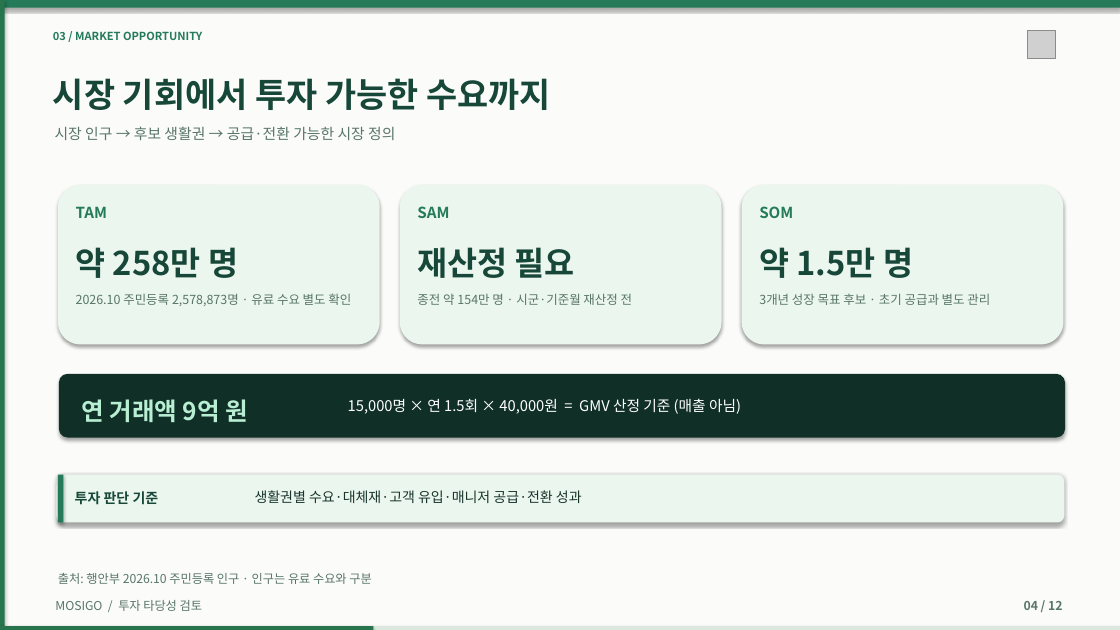
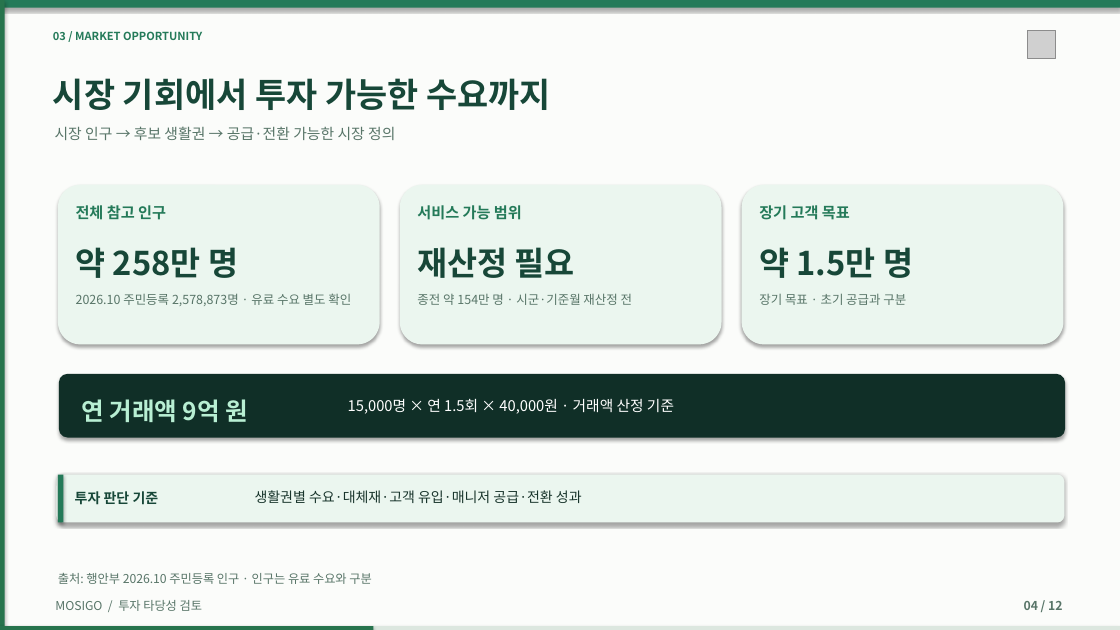
Before and after one commit to dohyunkimmm/mosigo-case-study, a slide deck: slide 4 of downloads/MOSIGO_IR_Investment_Review_12slides.pptx. Drawn at 1120x630 pixels with LibreOffice and Linux fonts; fonts in the diff are those of the drawing; grey boxes stand for pictures. Boxes give left, top, right and bottom in pixels: in the first picture for what was removed or moved away, otherwise in the second. Text is boxed around its words. In the diff, an @@ line names an element or a change of style, - is before the commit and + after.

```diff
--- a/downloads/MOSIGO_IR_Investment_Review_12slides.pptx
+++ b/downloads/MOSIGO_IR_Investment_Review_12slides.pptx
@@ text at (76, 205, 166, 220): text changed @@
-TAM
+전체 참고 인구
@@ text at (417, 205, 522, 220): text changed @@
-SAM
+서비스 가능 범위
@@ text at (759, 205, 850, 220): text changed @@
-SOM
+장기 고객 목표
@@ text at (759, 294, 906, 305): text changed @@
-3개년 성장 목표 후보 · 초기 공급과 별도 관리
+장기 목표 · 초기 공급과 구분
@@ text at (348, 399, 674, 414): text changed @@
-15,000명 × 연 1.5회 × 40,000원 = GMV 산정 기준 (매출 아님)
+15,000명 × 연 1.5회 × 40,000원 · 거래액 산정 기준
```
Also in this commit, not shown: 4 other slides changed, 17 other files.
